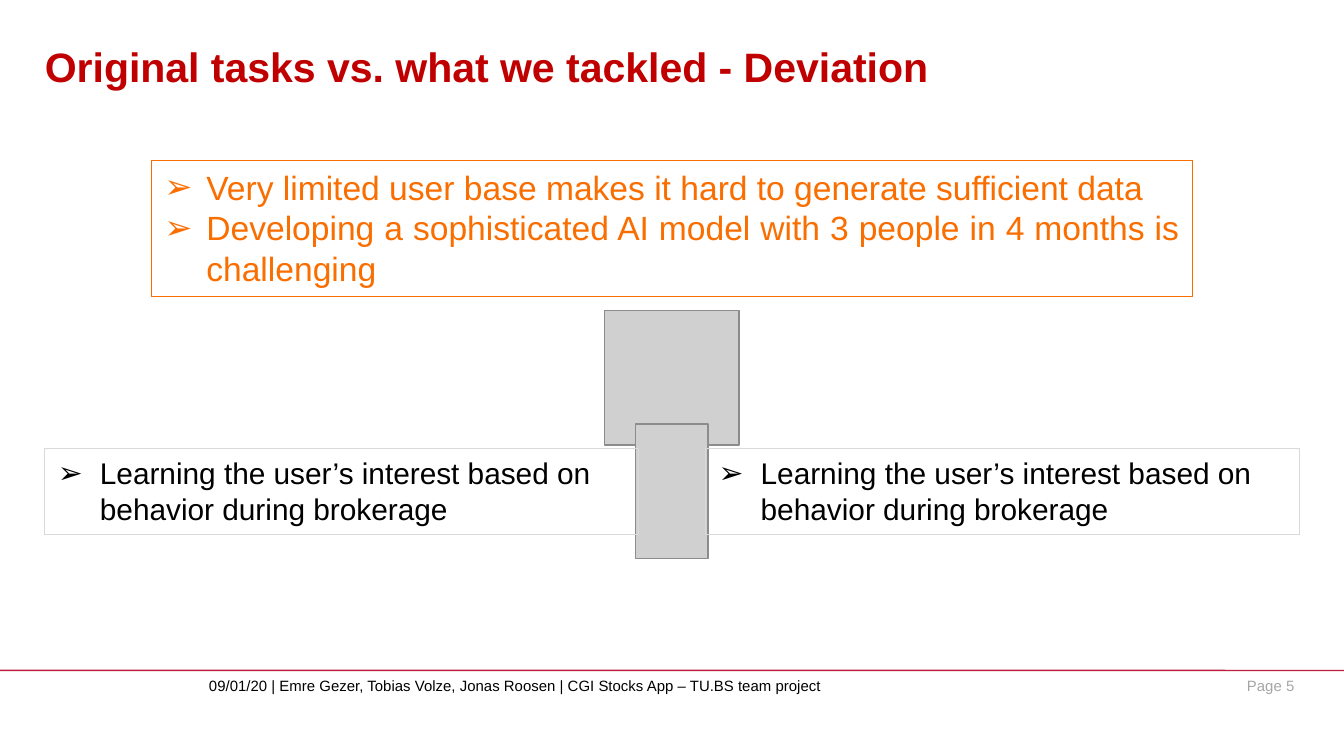
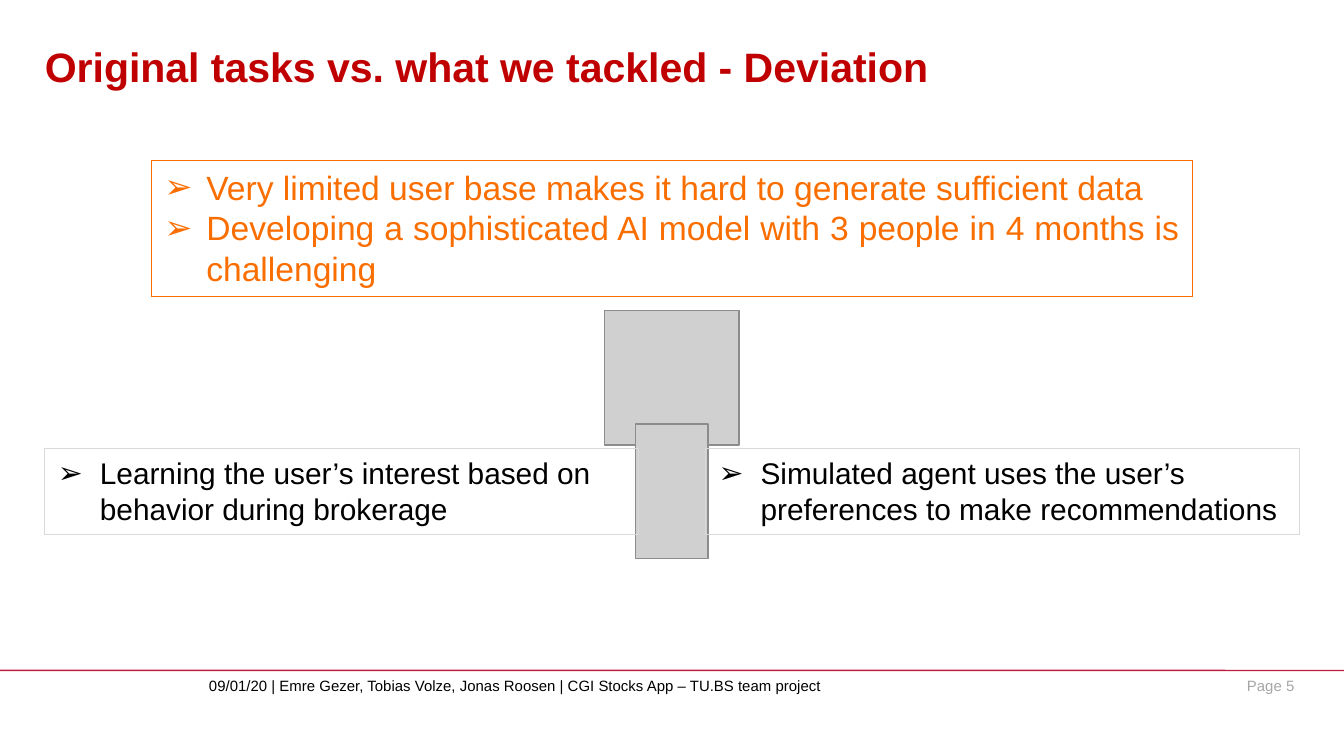
Before and after one commit to neoraven/Teamprojekt_SS20_CGI, a slide deck: slide 5 of presentation/TUBS_CGI_stocks_app_presentation.pptx. Drawn at 1344x756 pixels with LibreOffice and Linux fonts; fonts in the diff are those of the drawing; grey boxes stand for pictures; background and template pictures are left out. Boxes give left, top, right and bottom in pixels: in the first picture for what was removed or moved away, otherwise in the second. Text is boxed around its words. In the diff, an @@ line names an element or a change of style, - is before the commit and + after.

Commit message:
new changes

```diff
--- a/presentation/TUBS_CGI_stocks_app_presentation.pptx
+++ b/presentation/TUBS_CGI_stocks_app_presentation.pptx
@@ text in rectangle at [761,462,1277,526]: text changed @@
-➢ Learning the user’s interest based on behavior during brokerage
+➢ Simulated agent uses the user’s preferences to make recommendations
```
Also in this commit, not shown: 1 other slide changed, 6 slides added, 1 slide removed.
